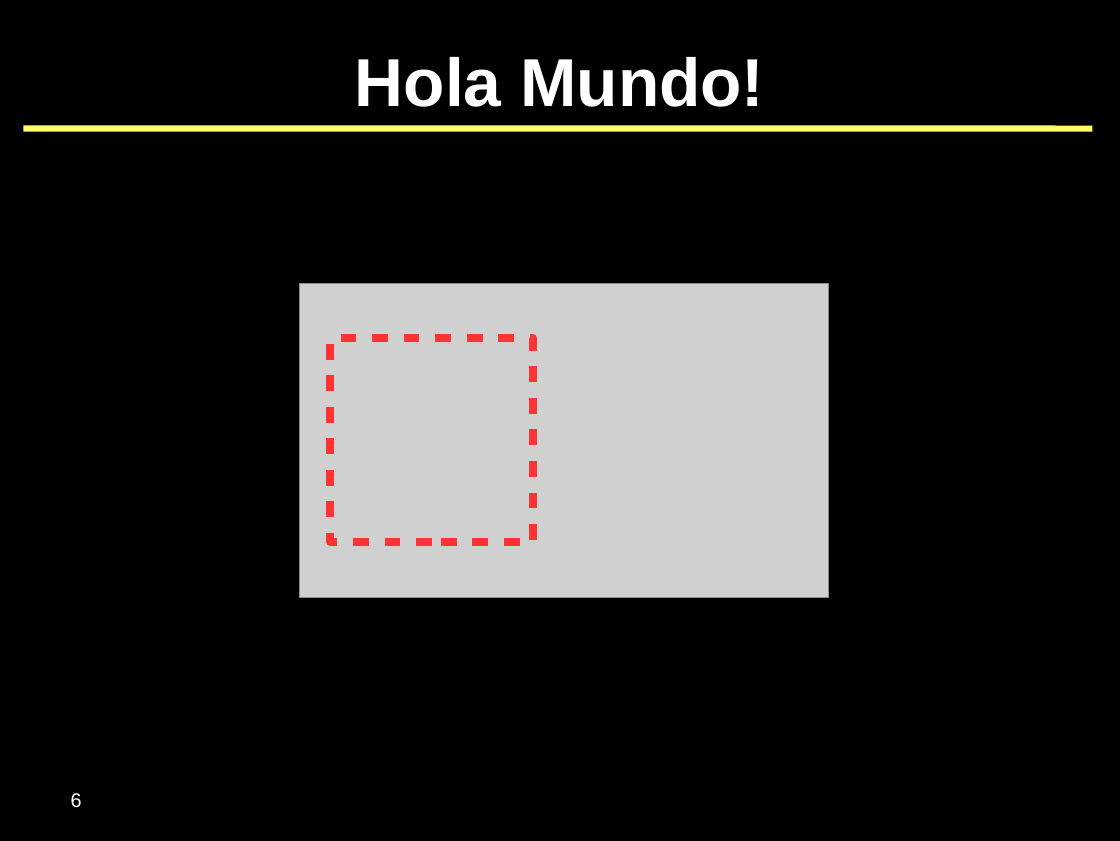
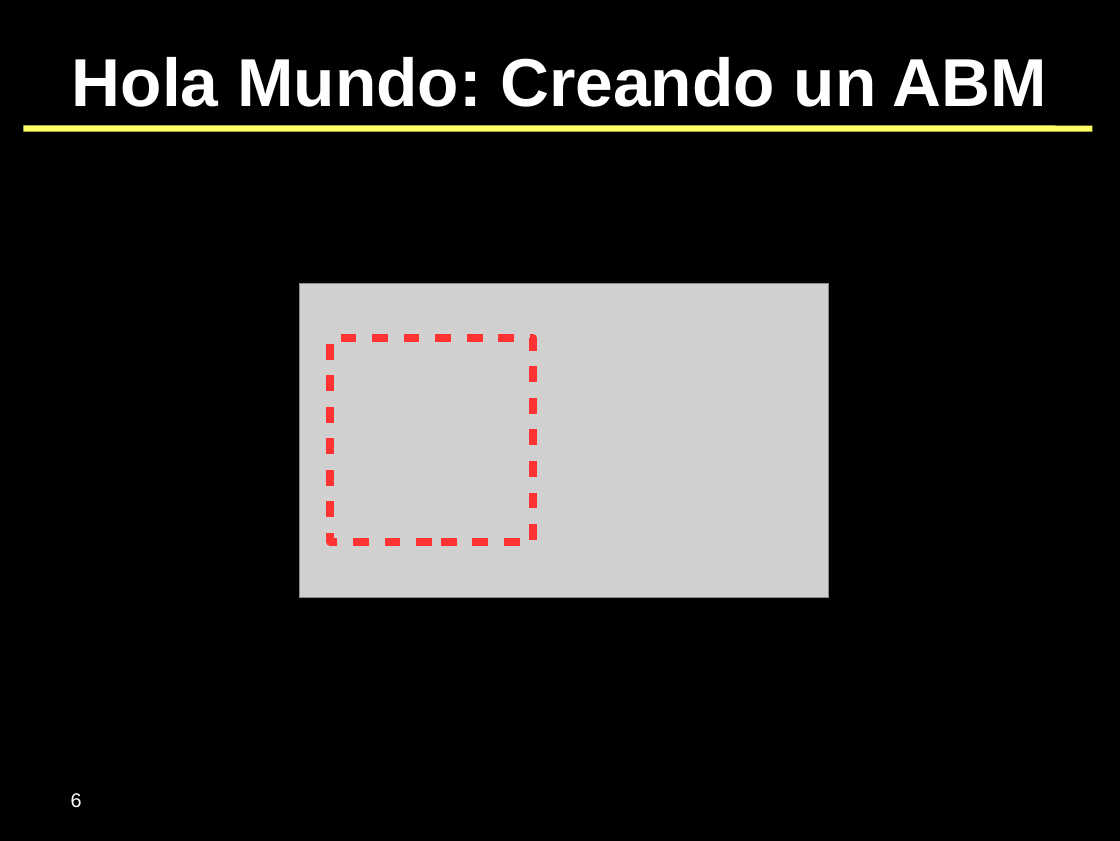
Before and after one commit to SIU-Toba/framework, a slide deck: slide 6 of doc/presentaciones/2007 - JAIIO - SIE.odp. Drawn at 1120x841 pixels with LibreOffice and Linux fonts; fonts in the diff are those of the drawing; grey boxes stand for pictures; background and template pictures are left out. Boxes give left, top, right and bottom in pixels: in the first picture for what was removed or moved away, otherwise in the second. Text is boxed around its words. In the diff, an @@ line names an element or a change of style, - is before the commit and + after.

```diff
--- a/doc/presentaciones/2007 - JAIIO - SIE.odp
+++ b/doc/presentaciones/2007 - JAIIO - SIE.odp
@@ title at box(72, 57, 1047, 107): text changed @@
-Hola Mundo!
+Hola Mundo: Creando un ABM
```
Also in this commit, not shown: 4 other slides changed, 3 slides added.
